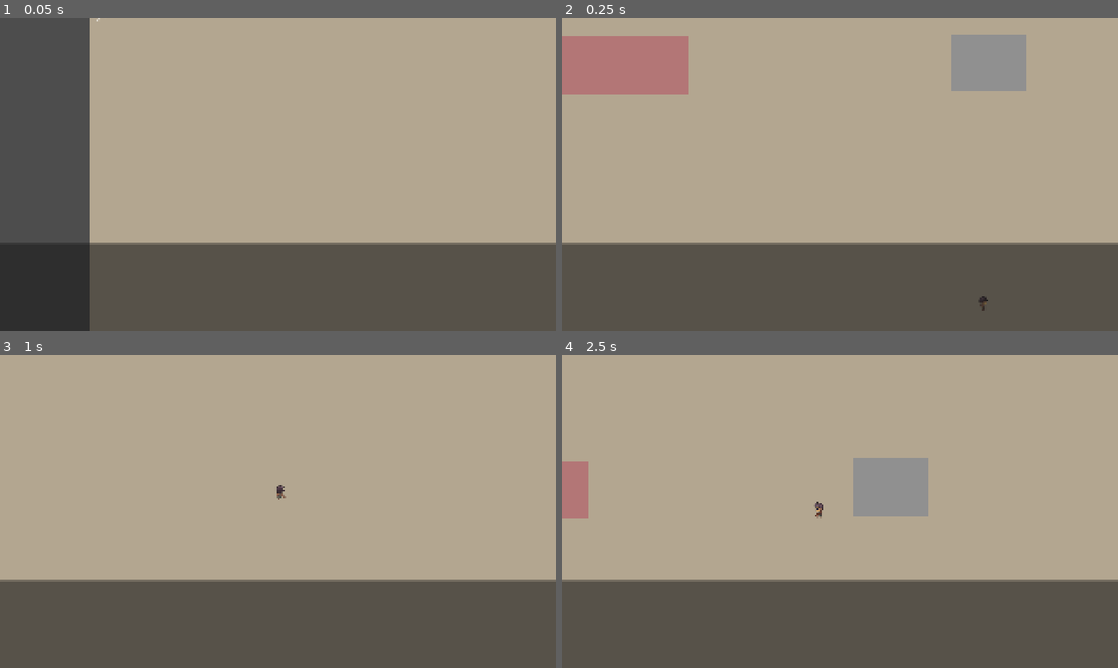
Above: before the commit, frames 1-4 (two rows, left to right).
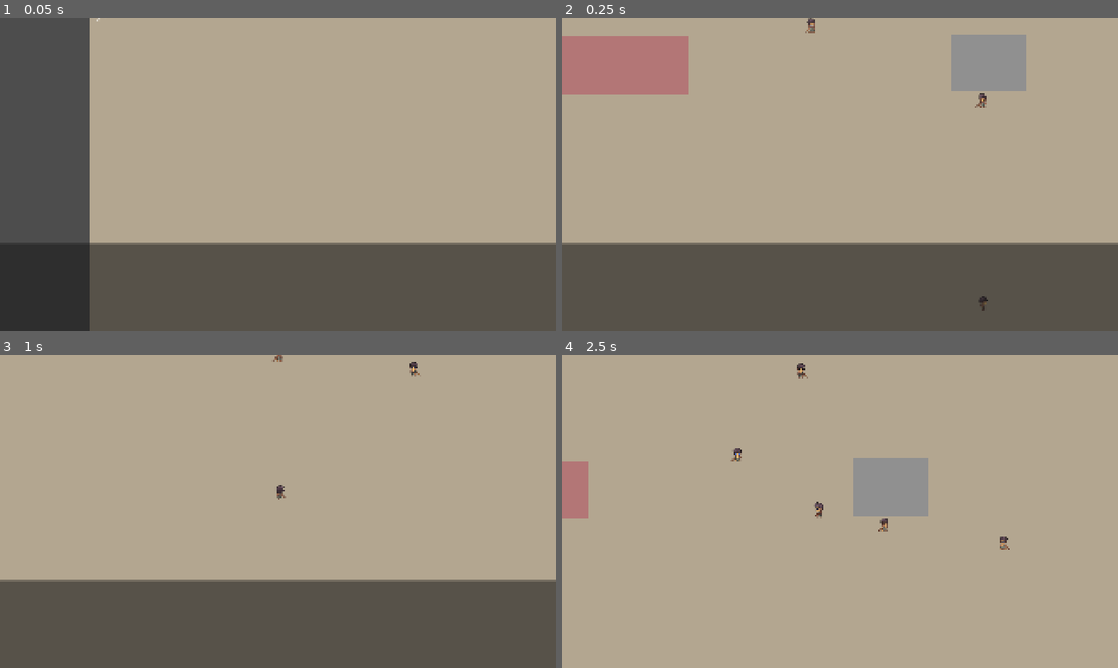
Above: after the commit, the same moments.

Repository: BradleyCharles/erimentha
Game: Godot game, scene res://world/town.tscn
The game is run twice, just before and just after one commit, with the same random seed, the same clock (stepped at 60 frames per second) and the same inputs. This scene is started directly instead of the project's main scene.
Inputs:
- Up to frame 1 (0.05 s): no input
- Up to frame 2 (0.25 s): no input
- Up to frame 3 (1 s): tap Enter at 0.5 s; hold Up (move_up) from 0.53 s (still down); tap R at 0.6 s
- Up to frame 4 (2.5 s): tap A (attack) at 1.35 s; tap R at 1.55, 2.1 s; release Up (move_up) at 2.03 s; hold Left (move_left) from 2.03 s (still down)

Frame 1 is identical in both runs. In frame 2, 0.1% of the frame differs, in the area x 43-77%, y 0-29%; in frame 3, less than 0.1%; in frame 4, 28%, in the area x 0-100%, y 2-100%.
Error before the commit: Parse Error: Used space character for indentation instead of tab as used before in the file. (res://npc/npc_base.gd:116)

Commit message:
Refactor scene transitions and dialogue loading: update go_to_field to go_to_town and improve dialogue reload logic
Co-authored-by: Copilot <copilot@github.com>

Diff:
--- a/autoload/scene_manager.gd
+++ b/autoload/scene_manager.gd
@@ -291,7 +291,7 @@
 			_dismiss_overlay()
 			_reload_all_dialogue()
 			if _pipeline_mode == "eod":
-				go_to_field()
+				go_to_town()
 			# Chronicle: overlay dismissed, player stays in town.
 
 		"crashed":
@@ -332,7 +332,7 @@
 		_overlay_label = null
 
 
-func _show_crash_message(message: String) -> void:
+func _show_crash_message(_message: String) -> void:
 	if _overlay_label:
 		_overlay_label.text = (
 			"Something went wrong preparing the next day.\n"
@@ -345,7 +345,7 @@
 	_dismiss_overlay()
 	_reload_all_dialogue()
 	if _pipeline_mode == "eod":
-		go_to_field()
+		go_to_town()
 
 
 func _wait_for_keypress() -> void:
--- a/npc/npc_base.gd
+++ b/npc/npc_base.gd
@@ -114,14 +114,14 @@
 
 ## Reload dialogue at the start of each new day without re-instantiating the NPC.
 func reload_dialogue() -> void:
-    _dialogue_nodes = {}
-    if npc_id == "":
-        return
-    var day_path := "res://dialogue/%s_day%d.json" \
-        % [npc_id.to_lower(), SceneManager.day]
-    if FileAccess.file_exists(day_path):
-        dialogue_file = day_path
-    _load_dialogue()
+	_dialogue_nodes = {}
+	if npc_id == "":
+		return
+	var day_path := "res://dialogue/%s_day%d.json" \
+		% [npc_id.to_lower(), SceneManager.day]
+	if FileAccess.file_exists(day_path):
+		dialogue_file = day_path
+	_load_dialogue()
 
 
 # ── Proximity detection ───────────────────────────────────────────────────────
--- a/world/town.gd
+++ b/world/town.gd
@@ -8,74 +8,74 @@
 
 
 func _ready() -> void:
-    _player.set_world_bounds(Rect2(Vector2.ZERO, world_size))
-    _player.start(Vector2(world_size.x * 0.5, world_size.y * 0.80))
-    _field_exit.area_entered.connect(_on_field_exit_entered)
-    _day_label.text = "Day  %d" % SceneManager.day
-    _apply_world_registry()
-    _reload_all_dialogue()
+	_player.set_world_bounds(Rect2(Vector2.ZERO, world_size))
+	_player.start(Vector2(world_size.x * 0.5, world_size.y * 0.80))
+	_field_exit.area_entered.connect(_on_field_exit_entered)
+	_day_label.text = "Day  %d" % SceneManager.day
+	_apply_world_registry()
+	_reload_all_dialogue()
 
 
 func _input(event: InputEvent) -> void:
-    if event is InputEventKey and event.pressed and not event.echo:
-        if event.keycode == KEY_R and event.ctrl_pressed:
-            get_viewport().set_input_as_handled()
-            SceneManager.trigger_chronicle()
+	if event is InputEventKey and event.pressed and not event.echo:
+		if event.keycode == KEY_R and event.ctrl_pressed:
+			get_viewport().set_input_as_handled()
+			SceneManager.trigger_chronicle()
 
 
 func _on_field_exit_entered(area: Area2D) -> void:
-    if _is_player(area):
-        SceneManager.go_to_field()
+	if _is_player(area):
+		SceneManager.go_to_field()
 
 
 func _apply_world_registry() -> void:
-    ## Read world_registry.json and configure each named NPC node
-    ## with the correct npc_id and display_name for this world instance.
-    var path := ProjectSettings.globalize_path("res://") + "world_registry.json"
-    var file := FileAccess.open(path, FileAccess.READ)
-    if file == null:
-        push_warning("town.gd: world_registry.json not found -- using inspector values.")
-        return
+	## Read world_registry.json and configure each named NPC node
+	## with the correct npc_id and display_name for this world instance.
+	var path := ProjectSettings.globalize_path("res://") + "world_registry.json"
+	var file := FileAccess.open(path, FileAccess.READ)
+	if file == null:
+		push_warning("town.gd: world_registry.json not found -- using inspector values.")
+		return
 
-    var parser := JSON.new()
-    if parser.parse(file.get_as_text()) != OK:
-        push_warning("town.gd: failed to parse world_registry.json")
-        file.close()
-        return
-    file.close()
+	var parser := JSON.new()
+	if parser.parse(file.get_as_text()) != OK:
+		push_warning("town.gd: failed to parse world_registry.json")
+		file.close()
+		return
+	file.close()
 
-    var registry : Dictionary = parser.get_data()
-    var town_npcs : Dictionary = registry\
-        .get("towns", {})\
-        .get("thornwall", {})\
-        .get("npcs", {})
+	var registry : Dictionary = parser.get_data()
+	var town_npcs : Dictionary = registry\
+		.get("towns", {})\
+		.get("thornwall", {})\
+		.get("npcs", {})
 
-    if town_npcs.is_empty():
-        push_warning("town.gd: no NPCs found in registry for thornwall.")
-        return
+	if town_npcs.is_empty():
+		push_warning("town.gd: no NPCs found in registry for thornwall.")
+		return
 
-    for npc in get_tree().get_nodes_in_group("npc"):
-        var role : String = npc.get("npc_role") if npc.get("npc_role") != null else ""
-        if role == "" or not town_npcs.has(role):
-            continue
+	for npc in get_tree().get_nodes_in_group("npc"):
+		var role : String = npc.get("npc_role") if npc.get("npc_role") != null else ""
+		if role == "" or not town_npcs.has(role):
+			continue
 
-        var entry : Dictionary = town_npcs[role]
-        npc.npc_id   = entry.get("npc_id",       npc.npc_id)
-        npc.npc_name = entry.get("display_name",  npc.npc_name)
+		var entry : Dictionary = town_npcs[role]
+		npc.npc_id   = entry.get("npc_id",       npc.npc_id)
+		npc.npc_name = entry.get("display_name",  npc.npc_name)
 
-        # Sync the name label
-        if npc.has_node("NameLabel"):
-            npc.get_node("NameLabel").text = npc.npc_name
+		# Sync the name label
+		if npc.has_node("NameLabel"):
+			npc.get_node("NameLabel").text = npc.npc_name
 
-        print("town.gd: configured %s -> %s (%s)" \
-            % [role, npc.npc_name, npc.npc_id])
+		print("town.gd: configured %s -> %s (%s)" \
+			% [role, npc.npc_name, npc.npc_id])
 
 
 func _reload_all_dialogue() -> void:
-    for npc in get_tree().get_nodes_in_group("npc"):
-        if npc.has_method("reload_dialogue"):
-            npc.reload_dialogue()
+	for npc in get_tree().get_nodes_in_group("npc"):
+		if npc.has_method("reload_dialogue"):
+			npc.reload_dialogue()
 
 
 func _is_player(area: Area2D) -> bool:
-    return area.is_in_group("player") or area.get_parent().is_in_group("player")
+	return area.is_in_group("player") or area.get_parent().is_in_group("player")
